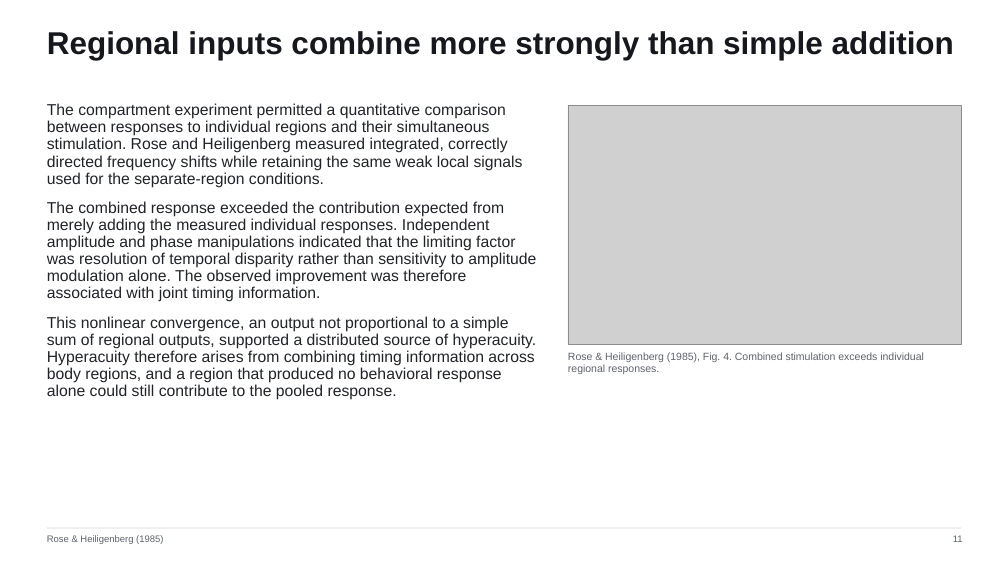
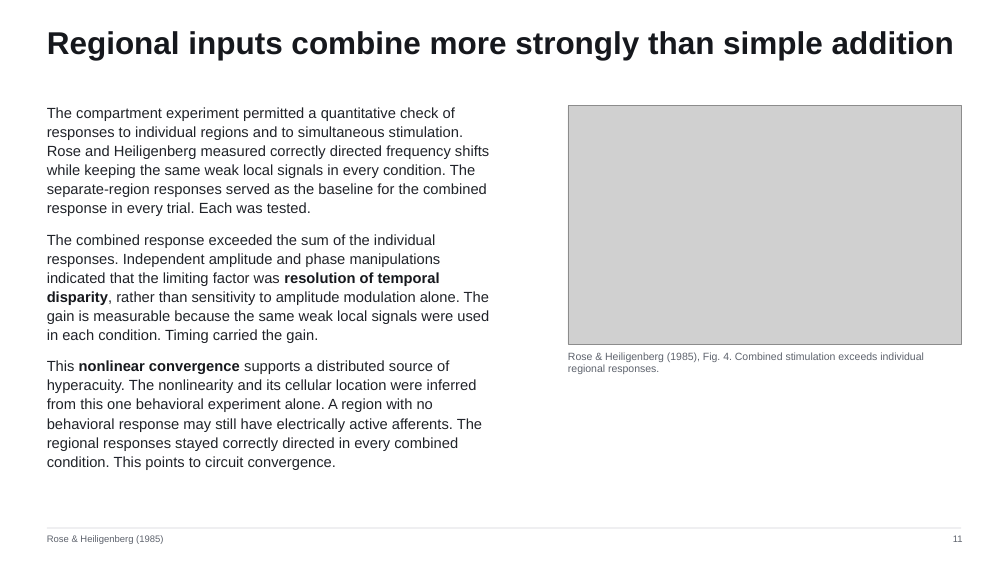
Before and after one commit to jordanxxlopez/NEUROETHOLOGY, a slide deck: slide 14 of scaffolded/Neuroethology_Lecture22_FA2026_SCAFFOLDED.pptx (slide 15 before the commit). Drawn at 1008x567 pixels with LibreOffice and Linux fonts; fonts in the diff are those of the drawing; grey boxes stand for pictures. Boxes give left, top, right and bottom in pixels: in the first picture for what was removed or moved away, otherwise in the second. Text is boxed around its words. In the diff, an @@ line names an element or a change of style, - is before the commit and + after.

```diff
--- a/scaffolded/Neuroethology_Lecture22_FA2026_SCAFFOLDED.pptx
+++ b/scaffolded/Neuroethology_Lecture22_FA2026_SCAFFOLDED.pptx
@@ text at (x1=47, y1=107, x2=489, y2=470): text changed; size 15 to 14 pt @@
-The compartment experiment permitted a quantitative comparison between responses to individual regions and their simultaneous stimulation. Rose and Heiligenberg measured integrated, correctly directed frequency shifts while retaining the same weak local signals used for the separate-region conditions.
-The combined response exceeded the contribution expected from merely adding the measured individual responses. Independent amplitude and phase manipulations indicated that the limiting factor was resolution of temporal disparity rather than sensitivity to amplitude modulation alone. The observed improvement was therefore associated with joint timing information.
-This nonlinear convergence, an output not proportional to a simple sum of regional outputs, supported a distributed source of hyperacuity. Hyperacuity therefore arises from combining timing information across body regions, and a region that produced no behavioral response alone could still contribute to the pooled response.
+The compartment experiment permitted a quantitative check of responses to individual regions and to simultaneous stimulation. Rose and Heiligenberg measured correctly directed frequency shifts while keeping the same weak local signals in every condition. The separate-region responses served as the baseline for the combined response in every trial. Each was tested.
+The combined response exceeded the sum of the individual responses. Independent amplitude and phase manipulations indicated that the limiting factor was resolution of temporal disparity, rather than sensitivity to amplitude modulation alone. The gain is measurable because the same weak local signals were used in each condition. Timing carried the gain.
+This nonlinear convergence supports a distributed source of hyperacuity. The nonlinearity and its cellular location were inferred from this one behavioral experiment alone. A region with no behavioral response may still have electrically active afferents. The regional responses stayed correctly directed in every combined condition. This points to circuit convergence.
```
Also in this commit, not shown: 53 other slides changed, 5 slides added, 5 slides removed, 3 other files.
